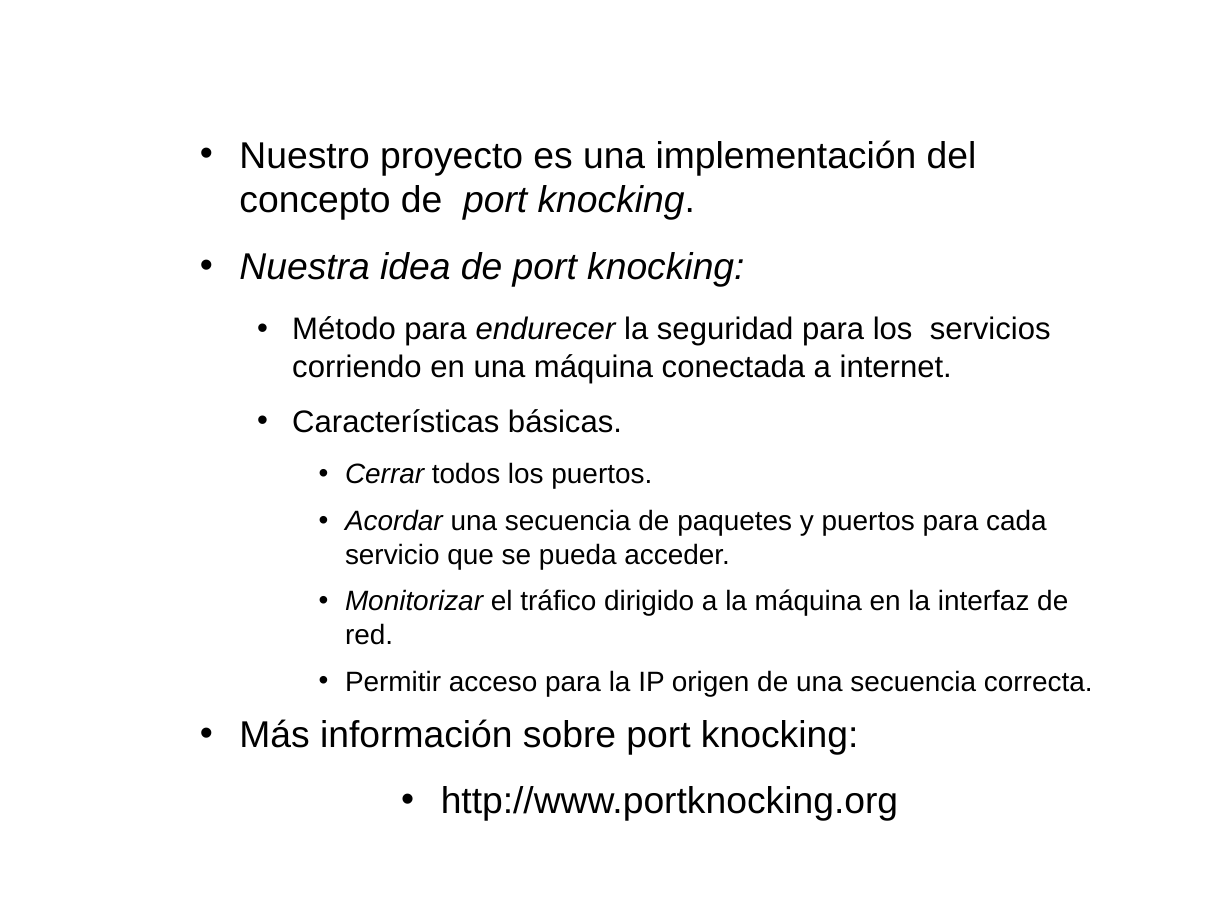
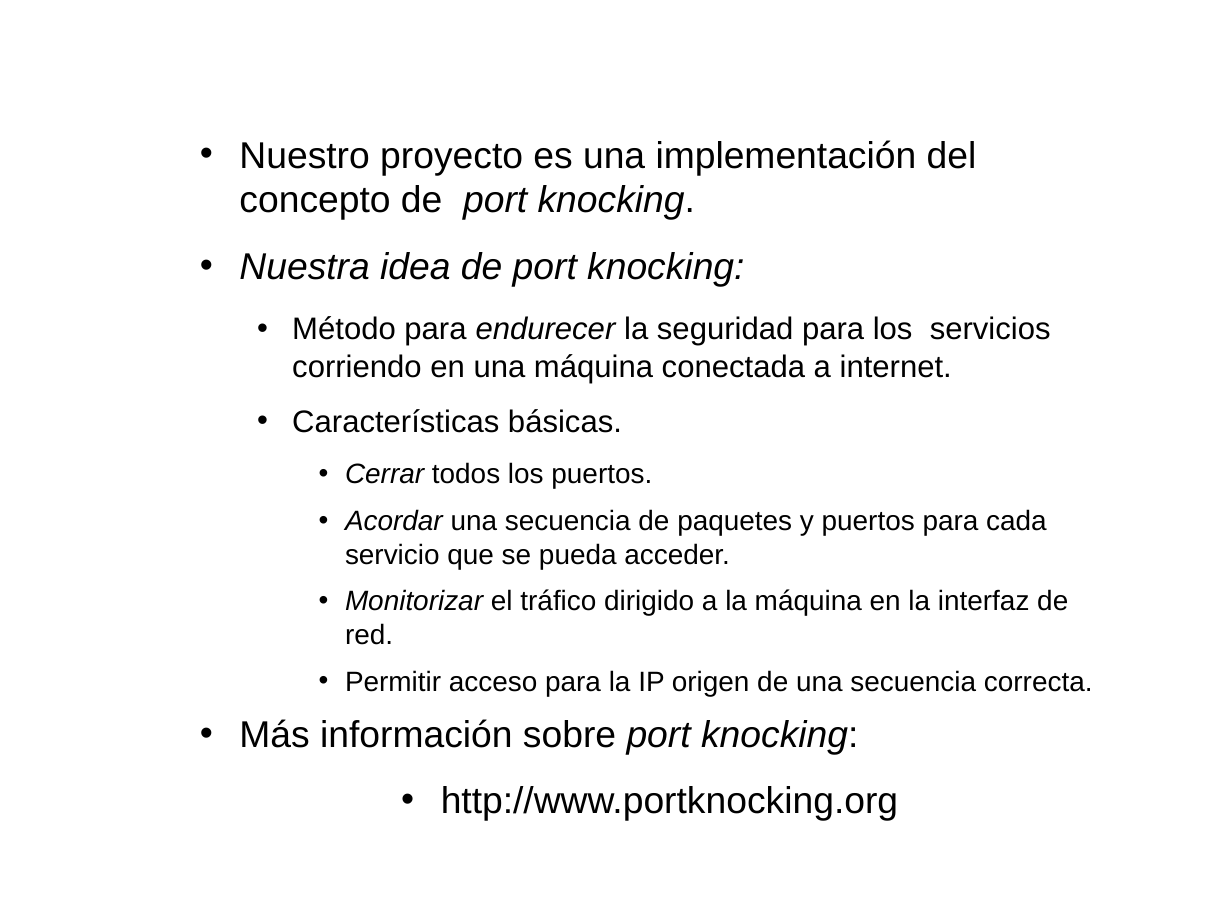
Before and after one commit to mangelp/sharpknocking, a slide deck: slide 3 of Doc/sharpknocking.odp. Drawn at 1232x924 pixels with LibreOffice and Linux fonts; fonts in the diff are those of the drawing; background and template pictures are left out. Boxes give left, top, right and bottom in pixels: in the first picture for what was removed or moved away, otherwise in the second. Text is boxed around its words. In the diff, an @@ line names an element or a change of style, - is before the commit and + after.

```diff
--- a/Doc/sharpknocking.odp
+++ b/Doc/sharpknocking.odp
@@ text at <box>239,719,858,754</box>: italic on in "port knocking:" @@
```
Also in this commit, not shown: 3 other slides changed, 2 other files.
